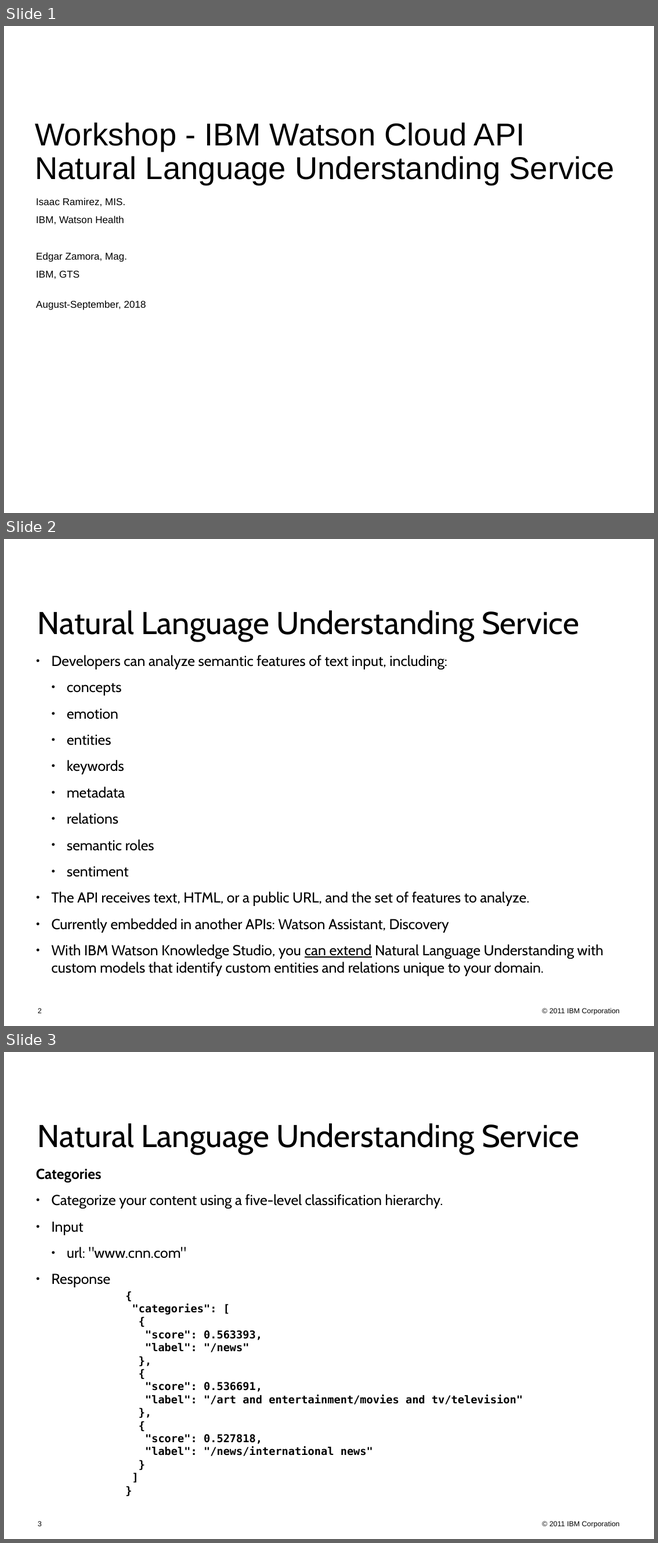
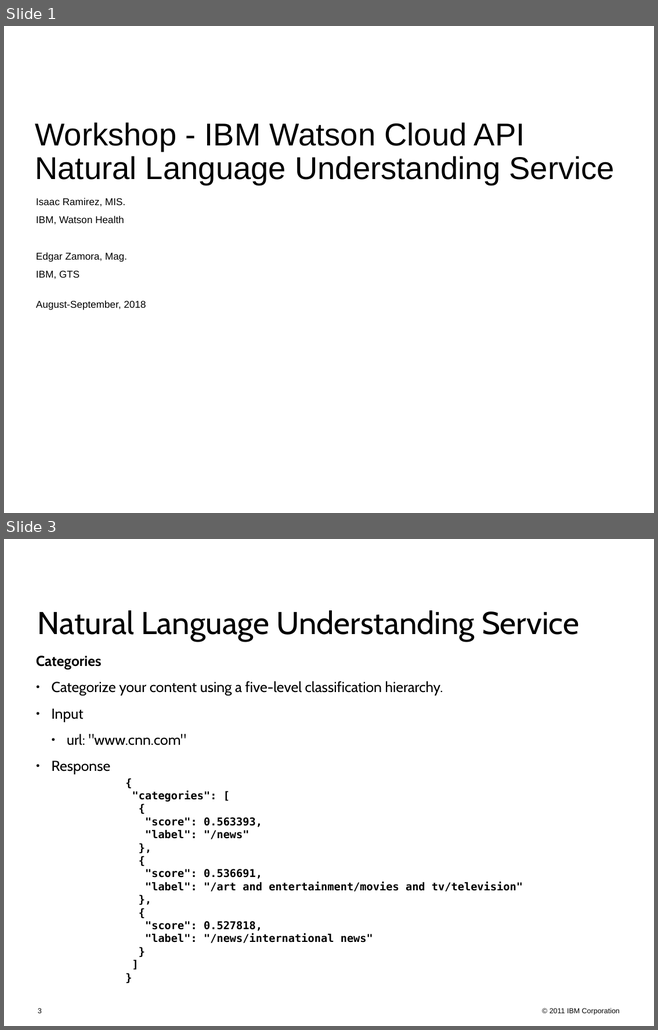
Before and after one commit to ezamorad/WatsonCloudAPIWorkshop, a slide deck: 07-NaturalLanguageUnderstanding/09-NaturalLanguageUnderstanding.odp. Shown one above the other, each under a label of ours: slides 1, 2 and 3 before the commit, slides 1 and 3 after it; the slides between them are not shown. The pictures are 658x1543 and 658x1030 pixels, drawn with LibreOffice and Linux fonts; fonts in the diff are those of the drawing; background and template pictures are left out. Boxes give left, top, right and bottom in pixels: in the first picture for what was removed or moved away, otherwise in the second. Text is boxed around its words. In the diff, an @@ line names an element or a change of style, - is before the commit and + after.

```diff
--- a/07-NaturalLanguageUnderstanding/09-NaturalLanguageUnderstanding.odp
+++ b/07-NaturalLanguageUnderstanding/09-NaturalLanguageUnderstanding.odp
@@ slide 2 removed at bbox=[4, 539, 654, 1026], background picture (left out); not listed: 1 template element that a slide beside it also shows @@
@@ title removed at bbox=[38, 610, 579, 641] @@
-Natural Language Understanding Service
@@ text removed at bbox=[52, 655, 603, 976] @@
-● Developers can analyze semantic features of text input, including:
-  ● concepts
-  ● emotion
-  ● entities
-  ● keywords
-  ● metadata
-  ● relations
-  ● semantic roles
-  ● sentiment
-● The API receives text, HTML, or a public URL, and the set of features to analyze.
-● Currently embedded in another APIs: Watson Assistant, Discovery
-● With IBM Watson Knowledge Studio, you can extend Natural Language Understanding with custom models that identify custom entities and relations unique to your domain.
@@ page number removed at bbox=[38, 1008, 42, 1013] @@
-2
```
Also in this commit, not shown: 1 slide added, 1 other file.
